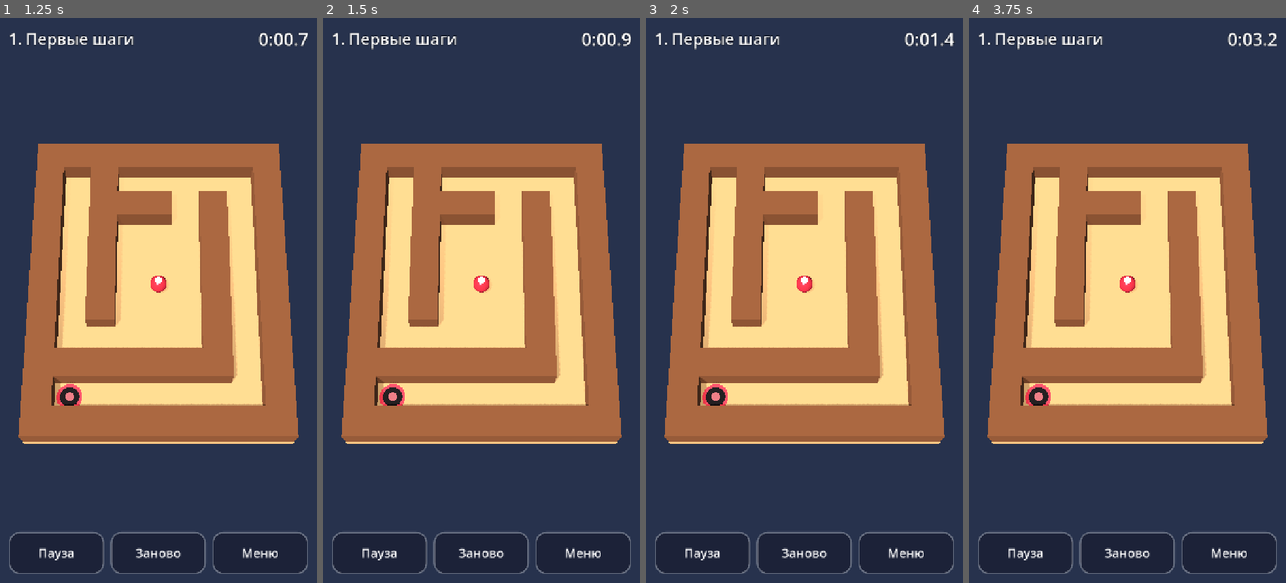
Above: before the commit, frames 1-4 (left to right).
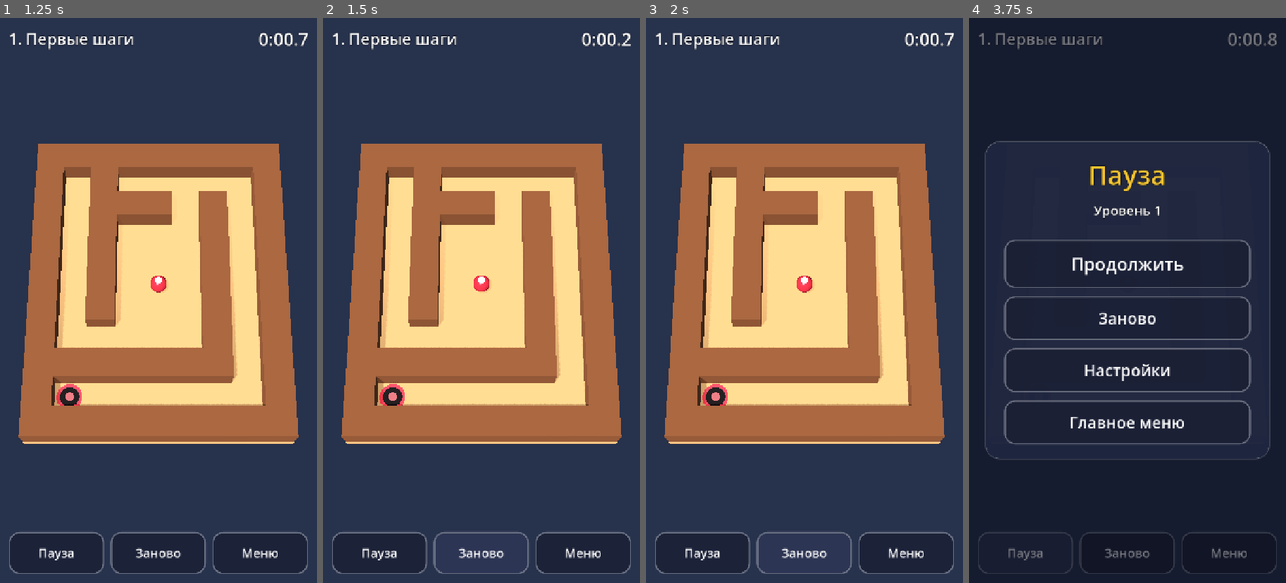
Above: after the commit, the same moments.

Repository: msveshnikov/tilt-labyrinth
Game: Godot game, scene res://scenes/main.tscn
Same seed, same stepped clock (60 frames per second), same inputs: the game is played once before the commit and once after it.
Inputs:
- Up to frame 1 (1.25 s): click "Играть" at 0.5 s
- Up to frame 2 (1.5 s): click "Заново" at 1.25 s
- Up to frame 3 (2 s): no input
- Up to frame 4 (3.75 s): click "Заново" at 2 s; click "Заново" at 2.75 s; click "Пауза" at 3.5 s

Frame 1 is identical in both runs. In frame 2, 1.9% of the frame differs, in the area x 35-98%, y 2-99%; in frame 3, 2.0%; in frame 4, 87%, in the area x 0-100%, y 0-100%.

Commit message:
Fix HUD buttons not receiving taps
The full-screen Screens root (layer 10) used MOUSE_FILTER_STOP and swallowed
every tap meant for the HUD, so Pause/Restart/Menu never worked in game.

Co-Authored-By: Claude Opus 5.5 <noreply@anthropic.com>

Diff:
--- a/scripts/ui/screens.gd
+++ b/scripts/ui/screens.gd
@@ -21,6 +21,9 @@
 	process_mode = Node.PROCESS_MODE_ALWAYS
 	_root = Control.new()
 	_root.set_anchors_preset(Control.PRESET_FULL_RECT)
+	# Pass clicks through when no screen is open, so the HUD buttons underneath
+	# work. Open screens still block input with their full-rect shade.
+	_root.mouse_filter = Control.MOUSE_FILTER_IGNORE
 	_root.theme = UiTheme.get_theme()
 	add_child(_root)
 
Not shown, changed: AGENTS.md
